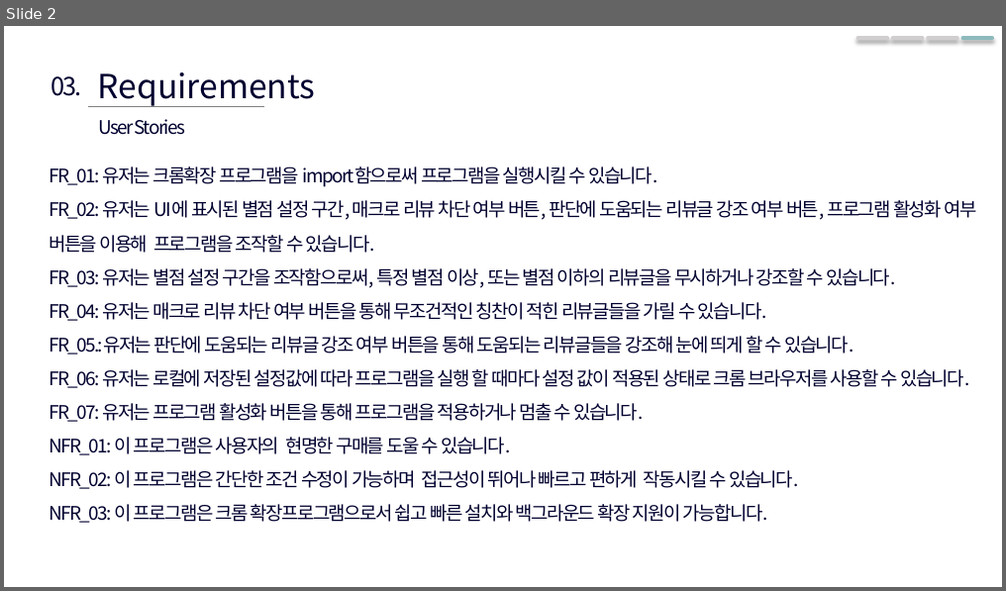
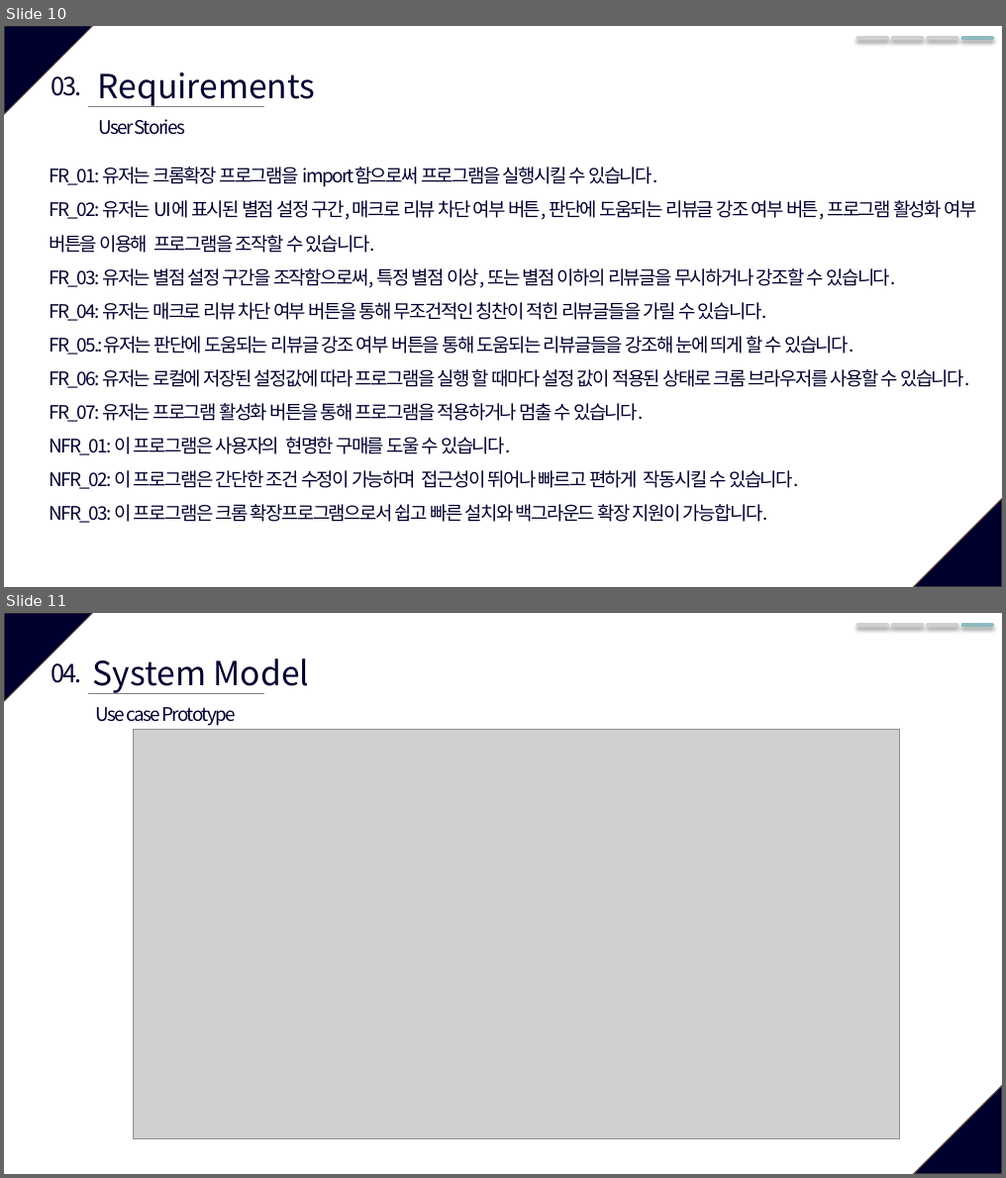
Before and after one commit to SWE-15-Team/Sentiment-Analysis-System, a slide deck: Checkpoint_1st.pptx. Shown one above the other, each under a label of ours: slide 2 before the commit, slides 10 and 11 after it. The pictures are 1006x591 and 1006x1178 pixels, drawn with LibreOffice and Linux fonts; fonts in the diff are those of the drawing; grey boxes stand for pictures. Boxes give left, top, right and bottom in pixels: in the first picture for what was removed or moved away, otherwise in the second. Text is boxed around its words. In the diff, an @@ line names an element or a change of style, - is before the commit and + after.

```diff
--- a/Checkpoint_1st.pptx
+++ b/Checkpoint_1st.pptx
@@ slide 11 added at (x1=4, y1=613, x2=1002, y2=1174), background #FFFFFF; not listed: 2 template elements that a slide beside it also shows @@
@@ line added from (858, 625) to (887, 625), #D0CECE 3.5 pt @@
@@ line added from (893, 625) to (923, 625), #D0CECE 3.5 pt @@
@@ line added from (928, 625) to (957, 625), #D0CECE 3.5 pt @@
@@ line added from (963, 625) to (992, 625), #8DBABD 3.5 pt @@
@@ text added at (x1=51, y1=663, x2=82, y2=683), 24 pt, text #00002F @@
+04.
@@ text added at (x1=93, y1=659, x2=310, y2=694), 32 pt, text #00002F @@
+System Model
@@ line added from (88, 694) to (264, 694), #808080 0.5 pt @@
@@ text added at (x1=96, y1=707, x2=236, y2=726), 18 pt, text #00002F @@
+Use case Prototype
@@ picture added at (x1=134, y1=729, x2=900, y2=1140) @@
@@ what was slide 2 is now slide 10 @@
@@ slide 10 changed as well @@
@@ triangle added at (x1=4, y1=26, x2=92, y2=114), fill #00002F, outline #5B3F33 1 pt @@
@@ triangle added at (x1=914, y1=499, x2=1002, y2=587), fill #00002F, outline #5B3F33 1 pt @@
```
Also in this commit, not shown: 6 other slides changed, 13 other slides added, 1 other file.
